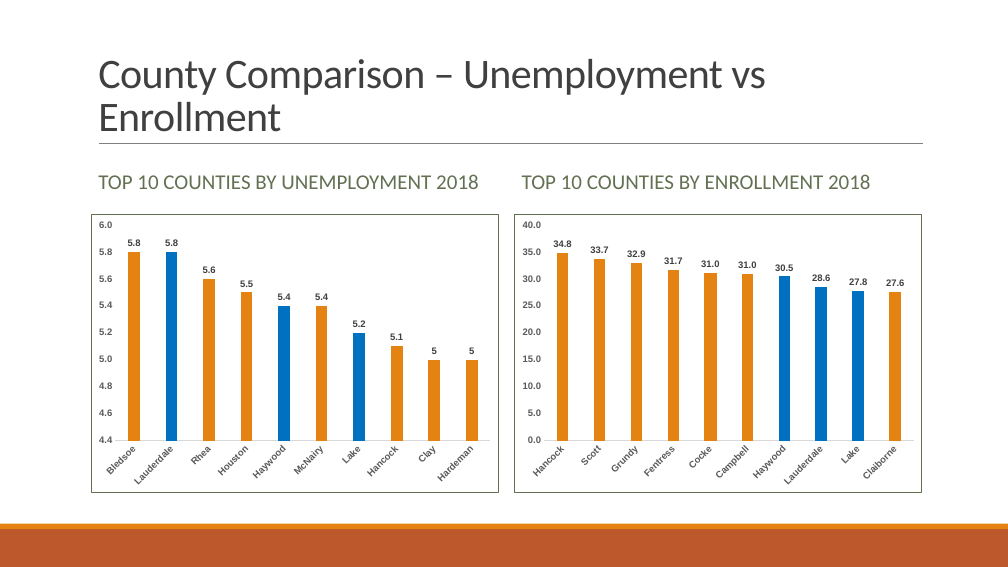
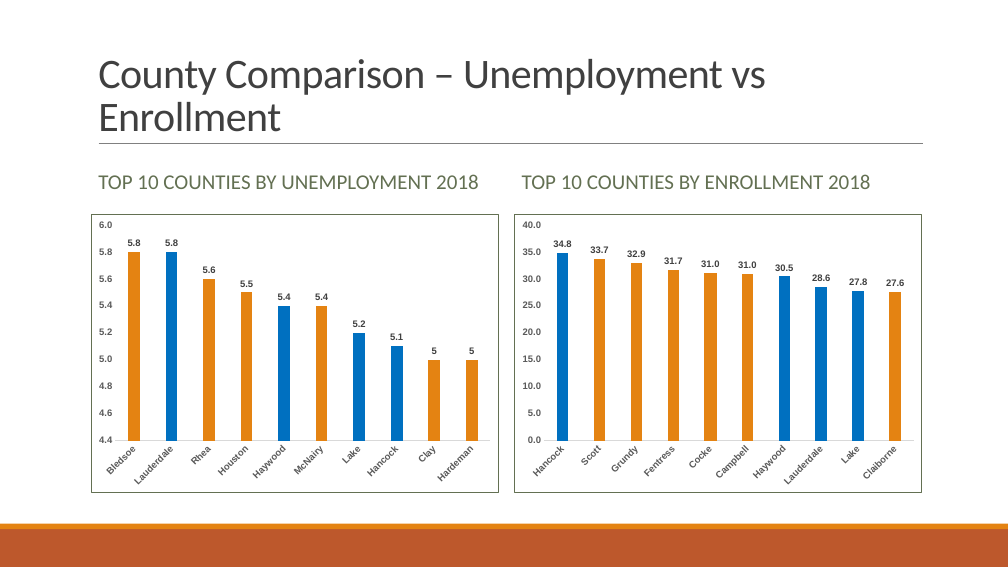
Before and after one commit to bryanclanton/TennCare-Enrollment-Analysis, a slide deck: slide 13 of Impacts to TennCare.pptx (slide 12 before the commit). Drawn at 1008x567 pixels with LibreOffice and Linux fonts; fonts in the diff are those of the drawing. Boxes give left, top, right and bottom in pixels: in the first picture for what was removed or moved away, otherwise in the second. Text is boxed around its words. In the diff, an @@ line names an element or a change of style, - is before the commit and + after.

```diff
--- a/Impacts to TennCare.pptx
+++ b/Impacts to TennCare.pptx
@@ column chart at [91, 213, 499, 492] @@
@@ colours of single points changed @@
@@ column chart at [514, 213, 923, 492] @@
@@ colours of single points changed @@
```
Also in this commit, not shown: 11 other slides changed, 3 slides added, 1 slide removed, 1 other file.
